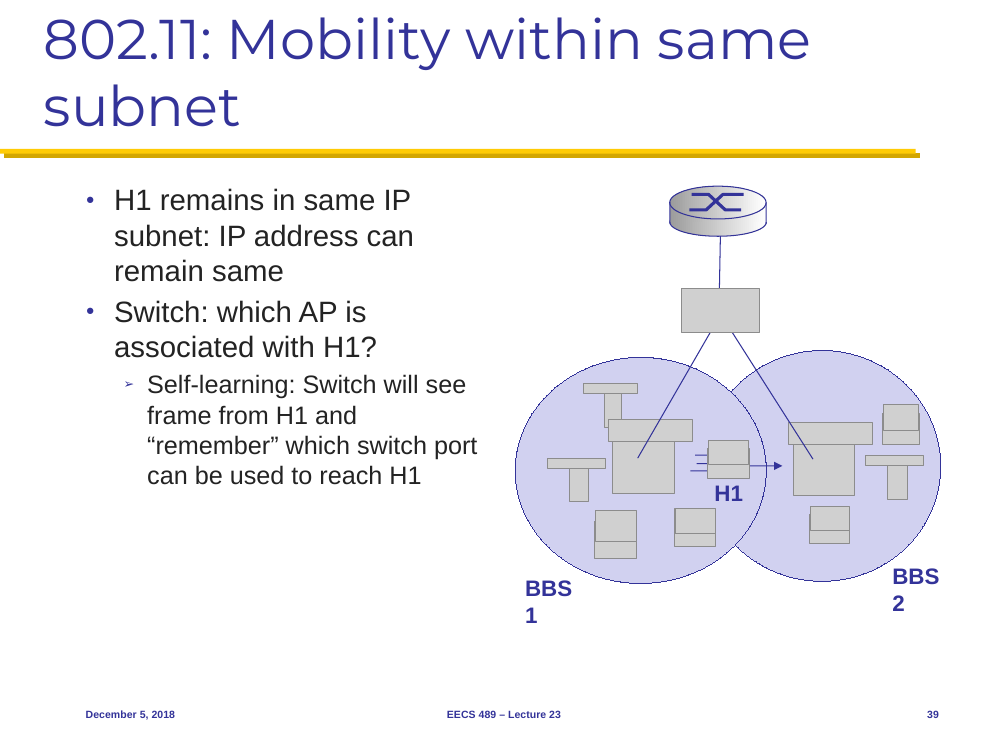
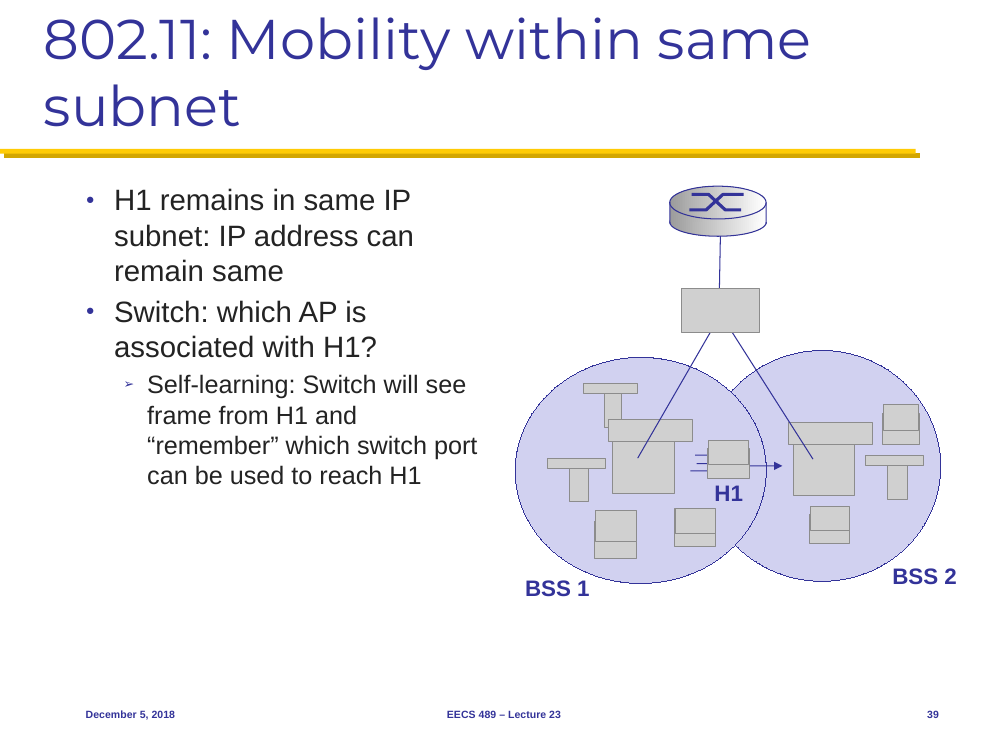
Before and after one commit to mosharaf/eecs489, a slide deck: slide 39 of Slides/120518.pptx. Drawn at 1008x756 pixels with LibreOffice and Linux fonts; fonts in the diff are those of the drawing; grey boxes stand for pictures. Boxes give left, top, right and bottom in pixels: in the first picture for what was removed or moved away, otherwise in the second. Text is boxed around its words. In the diff, an @@ line names an element or a change of style, - is before the commit and + after.

```diff
--- a/Slides/120518.pptx
+++ b/Slides/120518.pptx
@@ text at [892,568,956,585]: text changed @@
-BBS 2
+BSS 2
@@ text at [525,580,589,597]: text changed @@
-BBS 1
+BSS 1
```
Also in this commit, not shown: 4 other slides changed.
